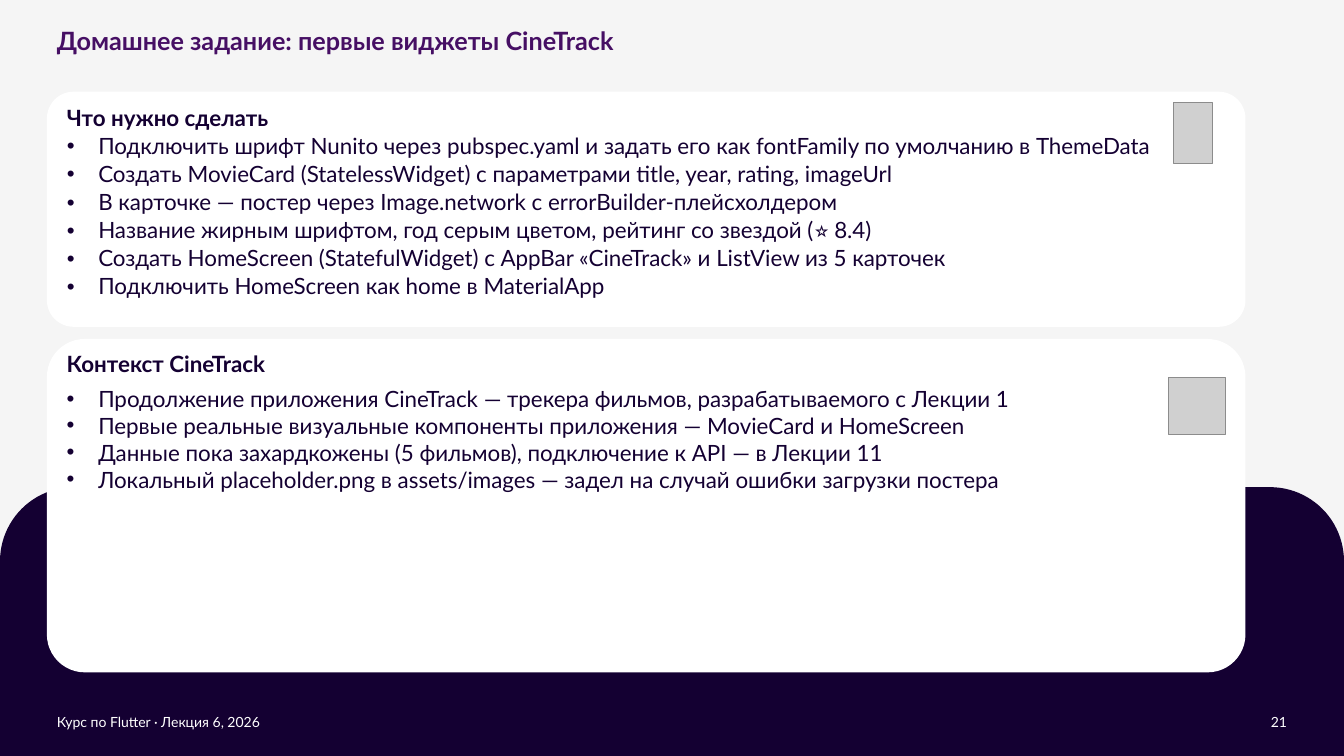
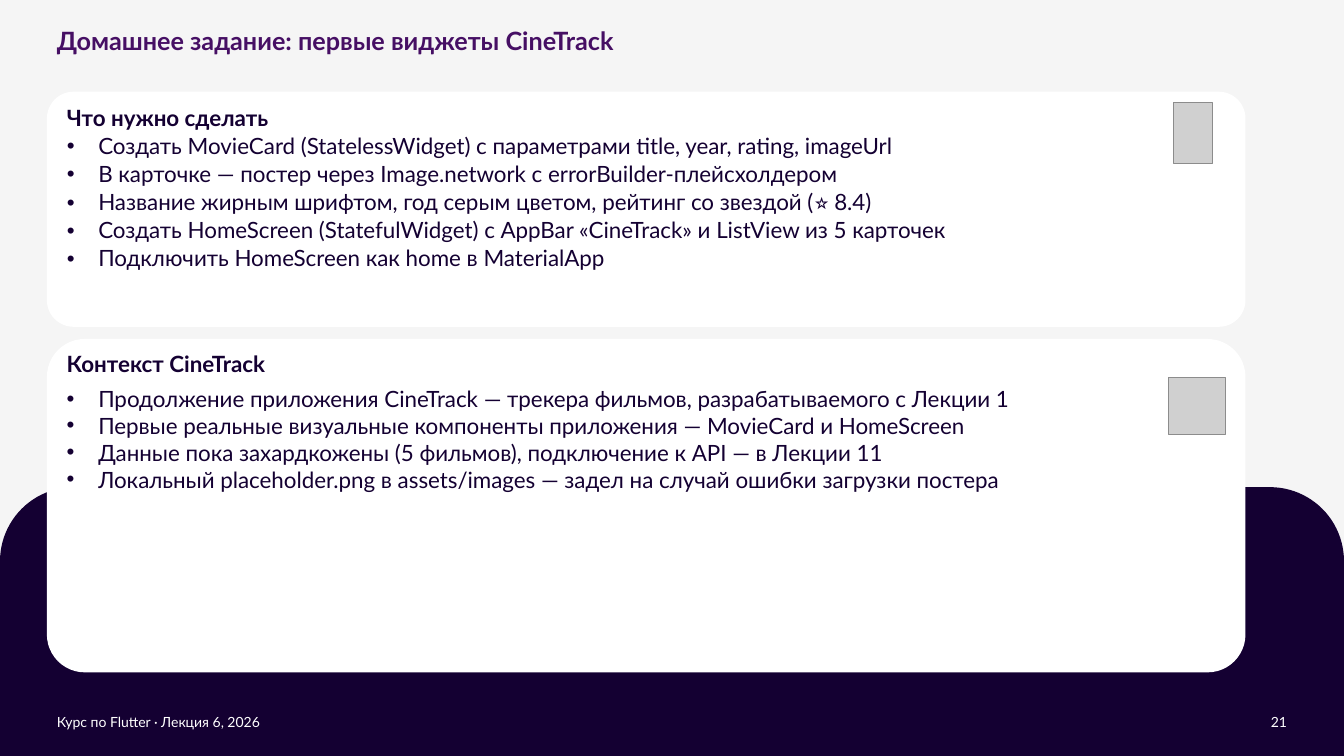
Before and after one commit to xander9112/university_flutter_course, a slide deck: slide 21 of Лекция 6 - Введение в виджеты/Лекция 6 - Введение в виджеты.pptx. Drawn at 1344x756 pixels with LibreOffice and Linux fonts; fonts in the diff are those of the drawing; grey boxes stand for pictures; background and template pictures are left out. Boxes give left, top, right and bottom in pixels: in the first picture for what was removed or moved away, otherwise in the second. Text is boxed around its words. In the diff, an @@ line names an element or a change of style, - is before the commit and + after.

```diff
--- a/Лекция 6 - Введение в виджеты/Лекция 6 - Введение в виджеты.pptx
+++ b/Лекция 6 - Введение в виджеты/Лекция 6 - Введение в виджеты.pptx
@@ text at (98,137,1150,158): paragraph removed @@
-• Подключить шрифт Nunito через pubspec.yaml и задать его как fontFamily по умолчанию в ThemeData
```
Also in this commit, not shown: 1 other file.
